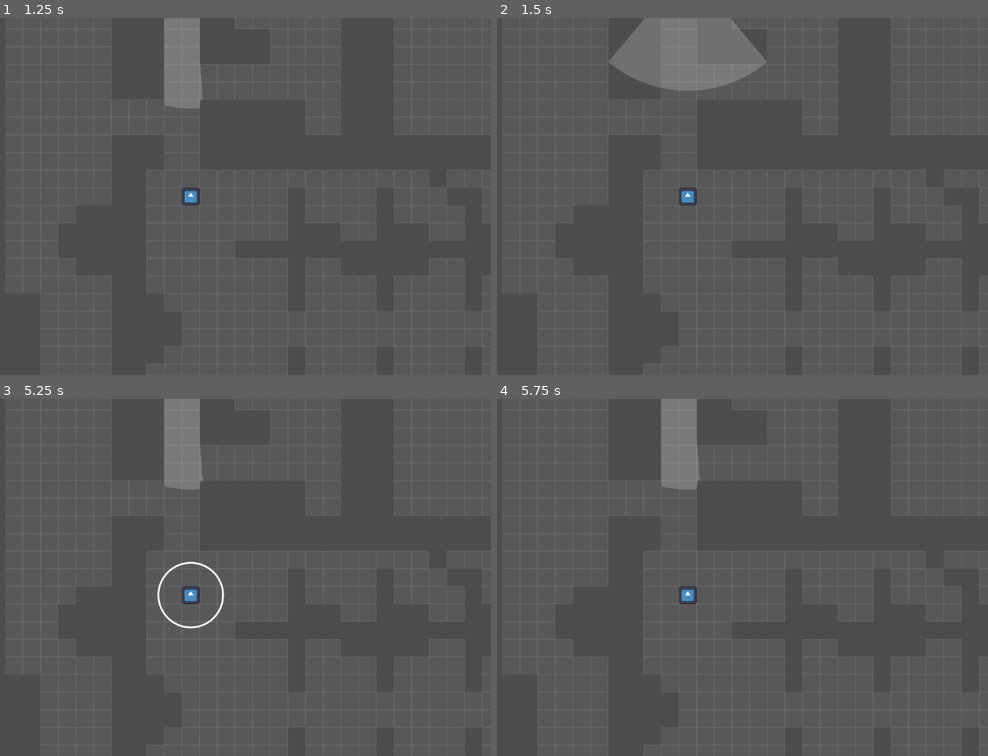
Above: before the commit, frames 1-4 (two rows, left to right).
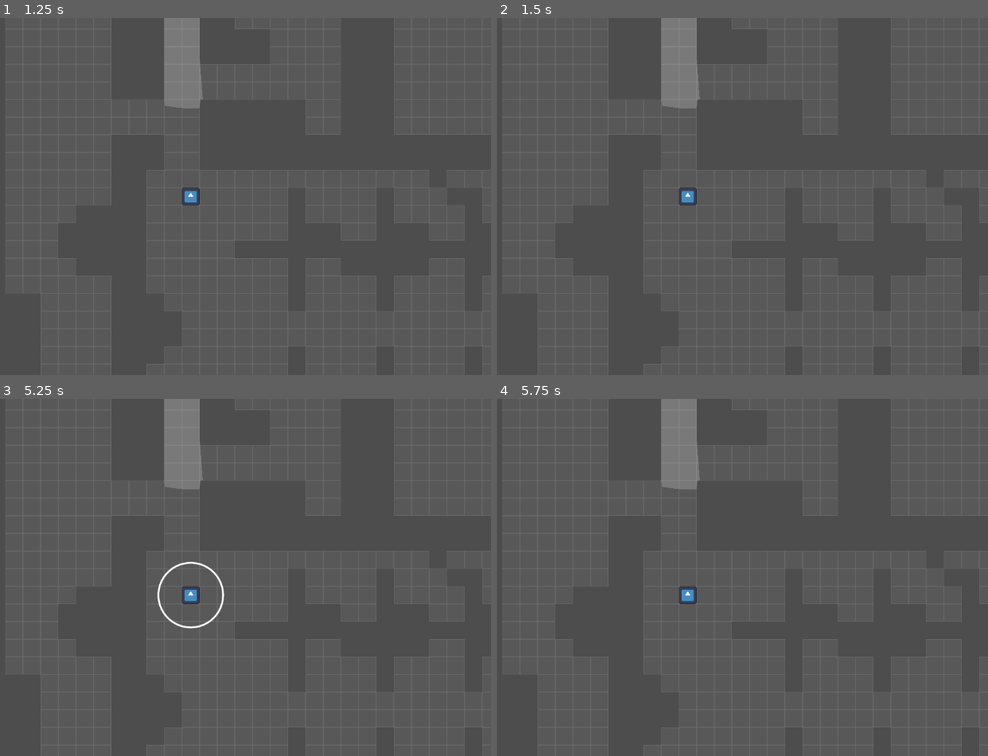
Above: after the commit, the same moments.

Repository: nexcoyocoatl/Projeto_Die_Hard
Game: Godot game, scene res://game.tscn
The game is run twice, just before and just after one commit, with the same random seed, the same clock (stepped at 60 frames per second) and the same inputs. The engine's default icon, where the game draws it, is replaced by a stand-in: a white triangle on a blue panel in a dark square.
Inputs:
- Up to frame 1 (1.25 s): tap Enter at 0.5 s; hold Right (player_move_right) from 0.53 s (still down)
- Up to frame 2 (1.5 s): tap R (reset) at 1.25 s; release Right (player_move_right) at 1.28 s; hold Down (player_move_down) from 1.28 s (still down)
- Up to frame 3 (5.25 s): tap R (reset) at 2, 2.75, 3.5, 4.15, 4.25 s; release Down (player_move_down) at 2.03 s; hold Right (player_move_right) 2.03-2.78 s; hold Up (player_move_up) 2.78-3.53 s; hold Left (player_move_left) 3.53-5.03 s; hold Down (player_move_down) from 5.03 s (still down)
- Up to frame 4 (5.75 s): keep holding Down (player_move_down)

Frame 1 is identical in both runs. In frame 2, 3.7% of the frame differs, in the area x 22-55%, y 0-26%; in frame 3, less than 0.1%; in frame 4, nothing differs.

Commit message:
possivel correção (call_deffered)

Diff:
--- a/Characters/npc.gd
+++ b/Characters/npc.gd
@@ -123,7 +123,6 @@
 				if (npc_type == NpcType.SHOOTER):
 					mode = Mode.AIMING
 				else:
-					print(2)
 					mode = Mode.FOLLOW
 
 			last_player_position = (player.global_position / GlobalVariables.TILE_SIZE).floor()
@@ -169,7 +168,6 @@
 
 				# TODO: fazer alerta no _process, talvez com outro raycast para parar o alerta
 				# antes de contar +1 no tempo
-				print("colidiu")
 				alert = true
 				cone_ray_angle = cone_ray_angle_alert
 				cone_ray.add_exception(player)
@@ -189,7 +187,6 @@
 		# TODO: TEMPORÁRIO
 		# Ver como tirar isso tudo depois (senão ele troca o cone pra branco por alguns momentos)
 		if (alert):
-			print(1)
 			mode = Mode.FOLLOW
 			aiming_timer = 0
 			feedback_label.visible = false
@@ -329,7 +326,6 @@
 	else:
 		aiming_timer = 0
 		feedback_label.visible = false
-		print(3)
 		mode = Mode.FOLLOW
 
 	# TODO: Temporário (trocar para alternativa de chamar direto o move_finished sem necessidade de delay?)
@@ -361,6 +357,5 @@
 	cone_ray.look_at(player.global_position)
 	cone_ray.rotation_degrees -= 90
 	if !alert:
-		print(4)
 		mode = Mode.FOLLOW
 		last_player_position = (player.global_position / GlobalVariables.TILE_SIZE).floor()
--- a/Global_Scripts/checkpoint_manager.gd
+++ b/Global_Scripts/checkpoint_manager.gd
@@ -4,9 +4,11 @@
 var npc_checkpoint_data : Dictionary = {}
 
 func save(body : Player, respawn : Vector2):
-	player_checkpoint_positions[body] = (respawn / GlobalVariables.TILE_SIZE).floor()
+	player_checkpoint_positions[body] = {
+		"respawn" : (respawn / GlobalVariables.TILE_SIZE).floor(),
+		"is_dead" : body.is_dead
+	}
 	for npc : Npc in get_tree().get_nodes_in_group("Npcs"):
-		print(npc.alert)
 		npc_checkpoint_data[npc] = {
 			"mode" : npc.mode,
 			"alert" : npc.alert,
@@ -17,7 +19,8 @@
 			"cone_ray_angle" : npc.cone_ray_angle,
 			"aiming_timer" : npc.aiming_timer,
 			"cone_ray_target_pos" : npc.cone_ray.target_position,
-			"last_player_position" : npc.last_player_position
+			"last_player_position" : npc.last_player_position,
+			"feedback_label_visible" : npc.feedback_label.visible
 		}
 	print("Saved")
 
--- a/Levels/level.gd
+++ b/Levels/level.gd
@@ -59,8 +59,14 @@
 	if player in CheckpointManager.player_checkpoint_positions:
 		player.visible = true
 		player.set_physics_process(true)
+		var player_data = CheckpointManager.player_checkpoint_positions[player]
 		var half_tile = Vector2(GlobalVariables.TILE_SIZE / 2.0, GlobalVariables.TILE_SIZE / 2.0)
-		player.global_position = CheckpointManager.player_checkpoint_positions[player] * GlobalVariables.TILE_SIZE + half_tile
+
+		if player_data.has("respawn"):
+			player.global_position = player_data["respawn"] * GlobalVariables.TILE_SIZE + half_tile
+		if player_data.has("is_dead"):
+			player.is_dead = player_data["is_dead"]
+
 		for npc: Npc in get_tree().get_nodes_in_group("Npcs"):
 			if npc in CheckpointManager.npc_checkpoint_data:
 				var data = CheckpointManager.npc_checkpoint_data[npc]
@@ -83,6 +89,8 @@
 					npc.cone_ray.target_position = data["cone_ray_target_pos"]
 				if data.has("last_player_position"):
 					npc.last_player_position = data["last_player_position"]
+				if data.has("feedback_label_visible"):
+					npc.feedback_label.visible = data["feedback_label_visible"]
 
 		return true
 	return false
--- a/Screens/game_over.gd
+++ b/Screens/game_over.gd
@@ -7,7 +7,7 @@
 	pass
 
 func _on_restart_btn_pressed() -> void:
-	CheckpointManager.load_checkpoint()
+	CheckpointManager.load_checkpoint.call_deferred()
 	#get_tree().change_scene_to_file.call_deferred("res://game.tscn")
 	self.queue_free() # a propria cena se mata
 
--- a/game.gd
+++ b/game.gd
@@ -29,8 +29,7 @@
 	if event is InputEventKey:
 		if event.pressed:
 			if Input.is_action_pressed("reset"):
-				if !current_scene.load_checkpoint():
-					get_tree().change_scene_to_file.call_deferred("res://game.tscn")
+				current_scene.load_checkpoint.call_deferred()
 				return
 
 			if (pause_time):
